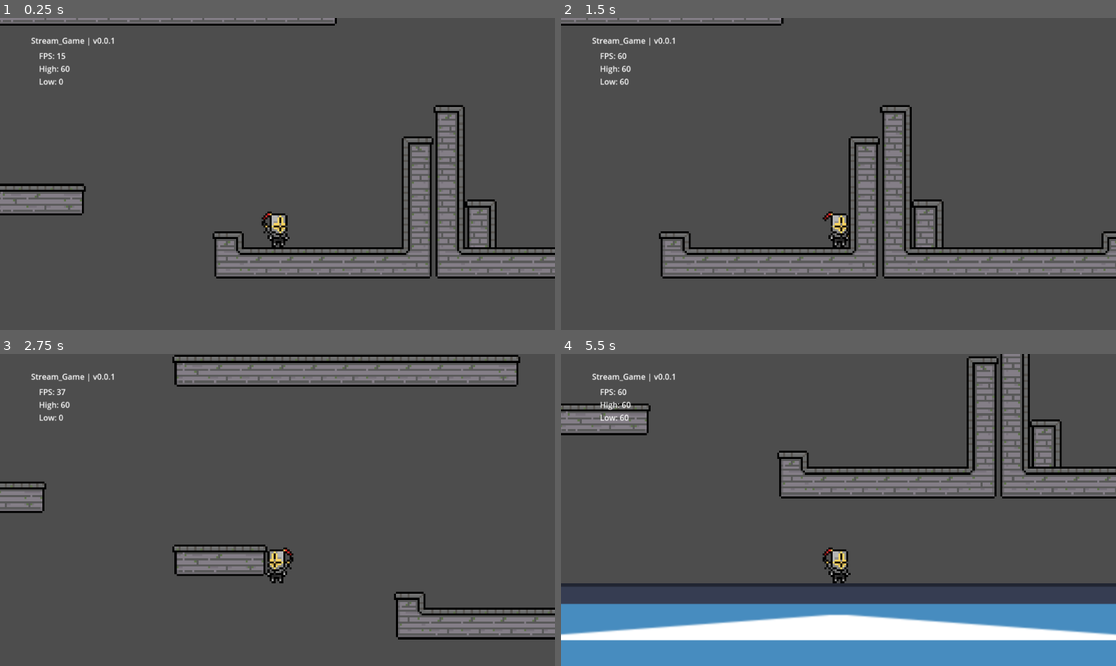
Above: before the commit, frames 1-4 (two rows, left to right).
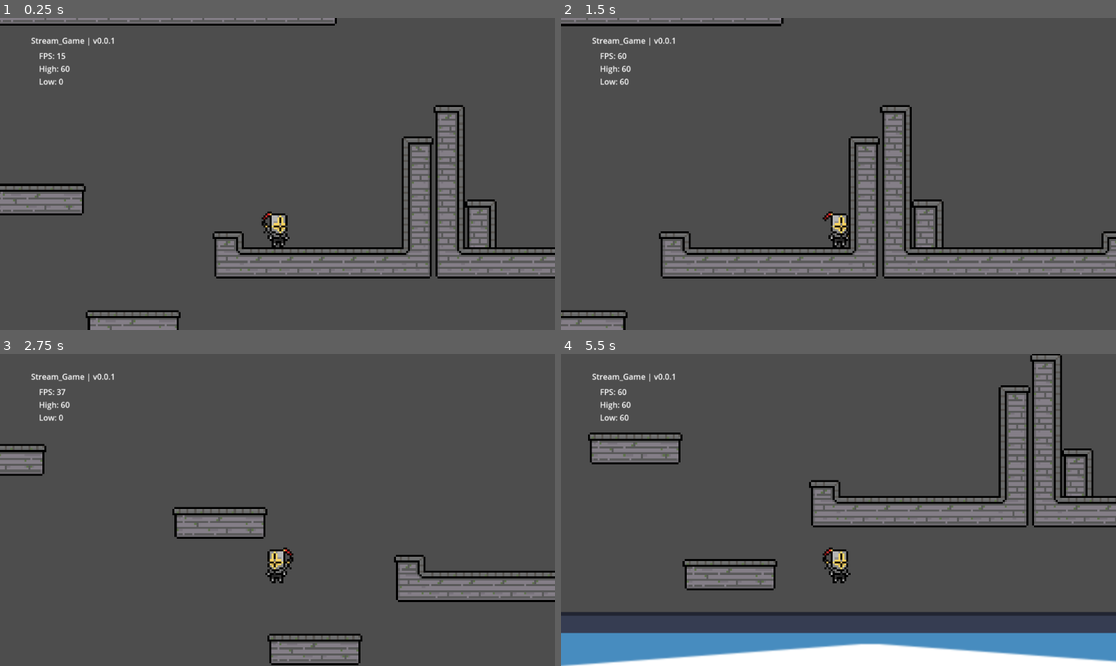
Above: after the commit, the same moments.

Repository: Schweem/CycleTwo
Game: Godot game, scene res://scenes/world_test.tscn
The game is run twice, just before and just after one commit, with the same random seed, the same clock (stepped at 60 frames per second) and the same inputs. The engine's default icon, where the game draws it, is replaced by a stand-in: a white triangle on a blue panel in a dark square.
Inputs:
- Up to frame 1 (0.25 s): no input
- Up to frame 2 (1.5 s): tap Enter at 0.5 s; hold Right (right) from 0.53 s (still down); tap Space (jump) at 0.6, 0.77, 1.07 s; tap X (draw) at 1.35 s
- Up to frame 3 (2.75 s): tap Space (jump) at 1.52, 1.55, 1.82, 2.3 s; release Right (right) at 2.03 s; hold Left (left) from 2.03 s (still down); tap R at 2.1 s
- Up to frame 4 (5.5 s): release Left (left) at 2.78 s; hold Right (right) 2.78-4.28 s; tap Space (jump) at 2.85, 3.02, 3.32, 3.77, 3.8, 4.07, 4.52, 4.55, 4.82, 5.1 s; tap X (draw) at 3.6 s; hold Left (left) 4.28-5.03 s; tap R at 4.35 s; hold Right (right) from 5.03 s (still down)

The runs differ from the first frame. In frame 1, 0.8% of the frame differs, in the area x 15-33%, y 93-100%; in frame 2, 0.7%; in frame 3, 14%; in frame 4, 33%, in the area x 0-100%, y 0-100%.

Commit message:
coyote time

Diff:
--- a/prefabs/player_character.tscn
+++ b/prefabs/player_character.tscn
@@ -28,6 +28,5 @@
 texture_filter = 1
 position = Vector2(-4, -1)
 rotation = 1.5708
-scale = Vector2(1, 1)
 texture = ExtResource("3_tpdek")
 script = ExtResource("4_ghbl2")
--- a/scenes/world_test.tscn
+++ b/scenes/world_test.tscn
@@ -67,5 +67,5 @@
 
 [node name="CollisionTiles" type="TileMapLayer" parent="."]
 texture_filter = 1
-tile_map_data = PackedByteArray("AAAiABUAAAAEAAAAAAAiABYAAAA …(656 unchanged characters)… GAAIAAAAqABQAAAAEAAAAAAAqABUAAAAEAAEAAAA=")
+tile_map_data = PackedByteArray("AAAiABUAAAAEAAAAAAAiABYAAAA …(656 unchanged characters)… GAAIAAAAqABQAAAAEAAAAAAAqABUAAAAEAAEAAAAeABgAAAAAAAEAAAAfABgAAAABAAEAAAAgABgAAAACAAEAAAAyABcAAAAAAAEAAAAzABcAAAABAAEAAAA0ABcAAAACAAEAAAA=")
 tile_set = SubResource("TileSet_voen0")
--- a/scripts/player_controller.gd
+++ b/scripts/player_controller.gd
@@ -2,12 +2,13 @@
 
 # constants
 const BASE_SPEED : float = 200.0
-const JUMP_SPEED : float = -450.0
+const JUMP_SPEED : float = -350.0
 
 # regular vars
 var speed_mult : float = 1.0
 # variable jump height stuff
 var jump_res : float = 3.0
+var coyote_time : float = 1.0
 
 # gravity from engine
 var gravity = ProjectSettings.get_setting("physics/2d/default_gravity")
@@ -20,7 +21,14 @@
 func _physics_process(delta: float) -> void:
 	# basic floor checks
 	if !is_on_floor():
+		if coyote_time > 0:
+			coyote_time -= 0.1
+			print(coyote_time)
 		velocity.y += gravity * delta
+	else:
+		if coyote_time < 1.0:
+			coyote_time += 0.1
+			print(coyote_time)
 
 	# Input controller handler
 	handle_inputs()
@@ -31,7 +39,9 @@
 func handle_inputs() -> void:
 	# simple jump, input handling
 	if Input.is_action_just_pressed("jump"):
-		if is_on_floor():
+		# is_on_floor()
+		if coyote_time > 0:
+			coyote_time = 0
 			velocity.y = JUMP_SPEED
 
 	# variable jump height
--- a/scripts/toolbox/cannon.gd
+++ b/scripts/toolbox/cannon.gd
@@ -6,6 +6,9 @@
 @export var max_delay: float = 4.0
 
 var _timer: Timer
+var bombCount : int = 0
+@export var maxBombs : int = 10
+
 # Internal timer
 
 # ---------------------------------------------------------------------
@@ -39,19 +42,27 @@
 		push_warning("Projectile scene not assigned.")
 		return
 
-	# Instance projectile
-	var projectile := projectile_scene.instantiate()
+	if bombCount < maxBombs:
+		# Instance projectile
+		var projectile := projectile_scene.instantiate()
 
-	# Attach to scene
-	get_tree().current_scene.add_child(projectile)
+		# Attach to scene
+		get_tree().current_scene.add_child(projectile)
+		bombCount += 1
 
-	# Set position and orientation at cannon origin
-	projectile.global_transform = global_transform
+		# Set position and orientation at cannon origin
+		projectile.global_transform = global_transform
 
-	# Apply physics impulse straight forward (+Z)
-	# Assumes projectile root is a RigidBody2D
-	if projectile is RigidBody2D:
-		var forward := global_transform.y
-		projectile.apply_impulse(forward * launch_force)
+		# Apply physics impulse straight forward (+Z)
+		# Assumes projectile root is a RigidBody2D
+		if projectile is RigidBody2D:
+			var forward := global_transform.y
+			projectile.apply_impulse(forward * launch_force)
+		else:
+			push_warning("Projectile scene root must be a RigidBody2D.")
 	else:
-		push_warning("Projectile scene root must be a RigidBody2D.")
+		if bombCount < maxBombs + 2:
+			bombCount += 1
+			print("Max bombs reached")
+		else:
+			pass
